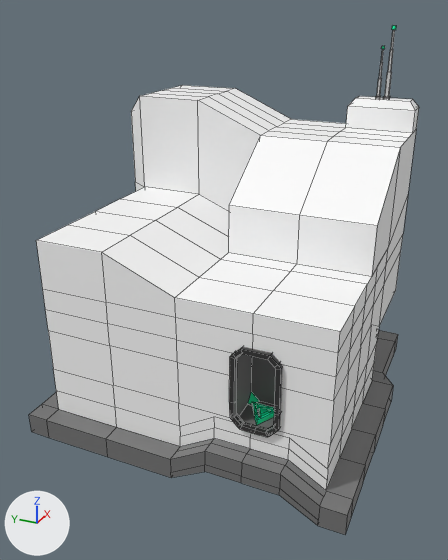
What one commit did to the FBX model Assets/Models/Structures/Carbon_Factory.fbx.
The view is the same before and after, from a camera (50 mm lens) standing at (-7.47, -3.41, 4.36) and looking at (0.36, 0.11, 0.44). The axes (+X, +Y, +Z) are drawn at lower left. The lights are the same throughout. Mesh edges are drawn as thin lines. Where no turn or scale is listed for an object, it has been applied to the vertices.

Objects in the first picture: 'Carbon_Factory'.
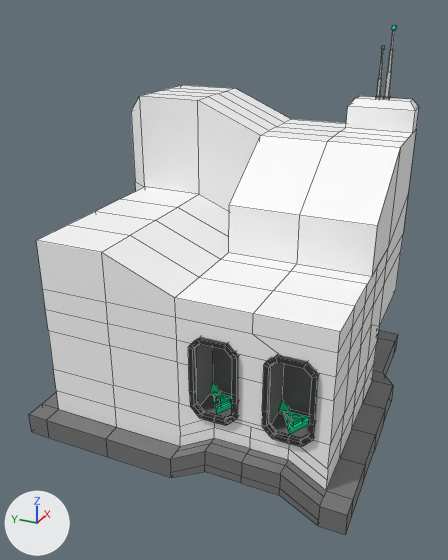
Commit message: Set model for Carbon Factory

Location of each change, [x1, y1, x2, y2] in pixels of the pictures (448 x 560 px):
part 1 of me_carbon_factory, built on: [176, 318, 338, 469] in both

Patch to the scene script:
```diff
--- a/Assets/Models/Structures/Carbon_Factory.fbx.py
+++ b/Assets/Models/Structures/Carbon_Factory.fbx.py
@@ me_carbon_factory @@
 # used by ob_carbon_factory; location = (0.0, 0.0, 0.0)
-me_carbon_factory.from_pydata(...)  # 616 vertices, 570 faces; spans x -1.67..3.12, y -2.44..2.54, z -1.7..3.96
+me_carbon_factory.from_pydata(...)  # 728 vertices, 661 faces; spans x -1.67..3.12, y -2.44..2.54, z -1.7..3.96
+# me_carbon_factory part 1: 24 vertices moved from x -1.44..-0.95, y -1.38..-0.78, z -0.69..0.41 to x -1.44..-0.95, y -1.83..-0.26, z -0.69..0.41; 87 vertices removed from x -1.44..-0.83, y -1.45..-0.77, z -0.75..0.46; 199 vertices added at x -1.44..-0.83, y -1.9..-0.2, z -0.75..0.46
 me_carbon_factory.materials.append(mat_tt_color_00)
```
